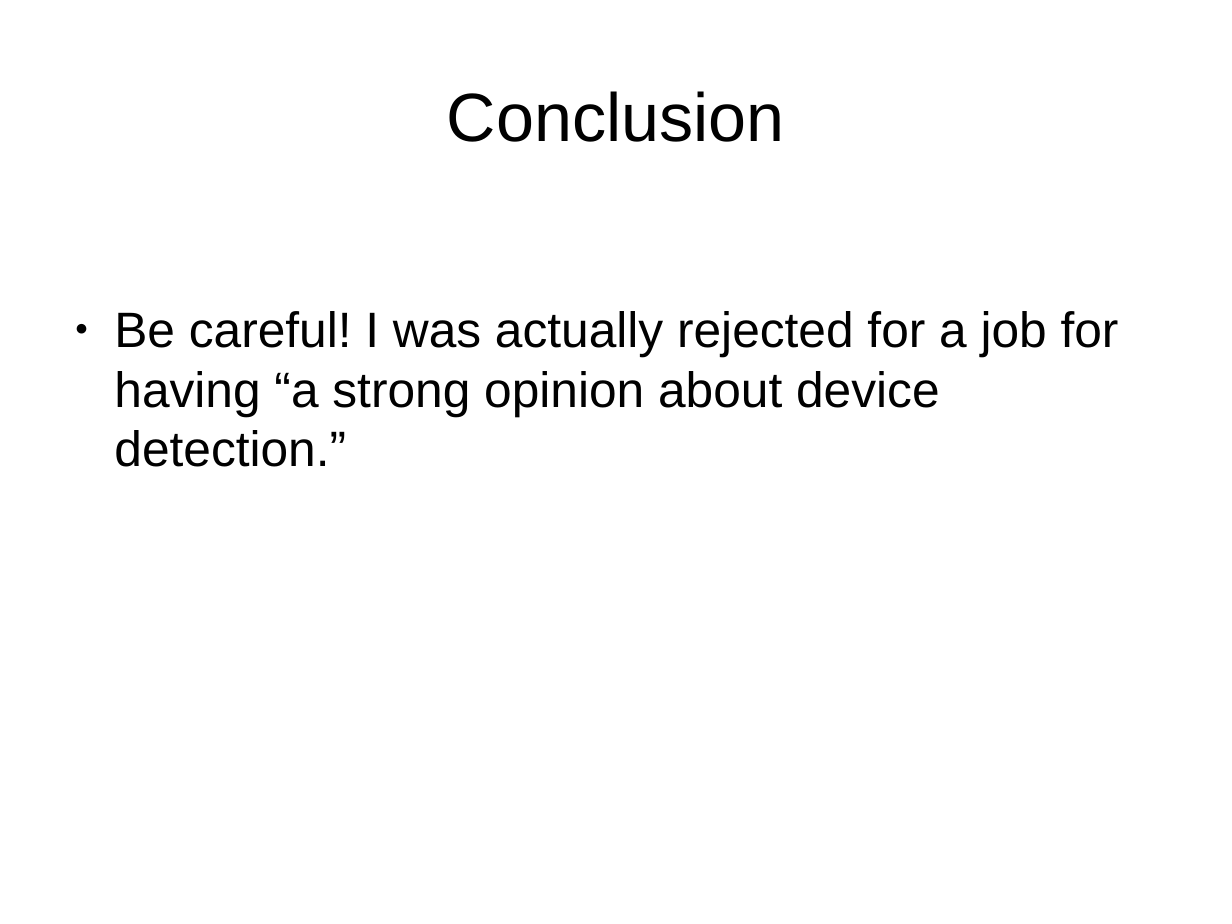
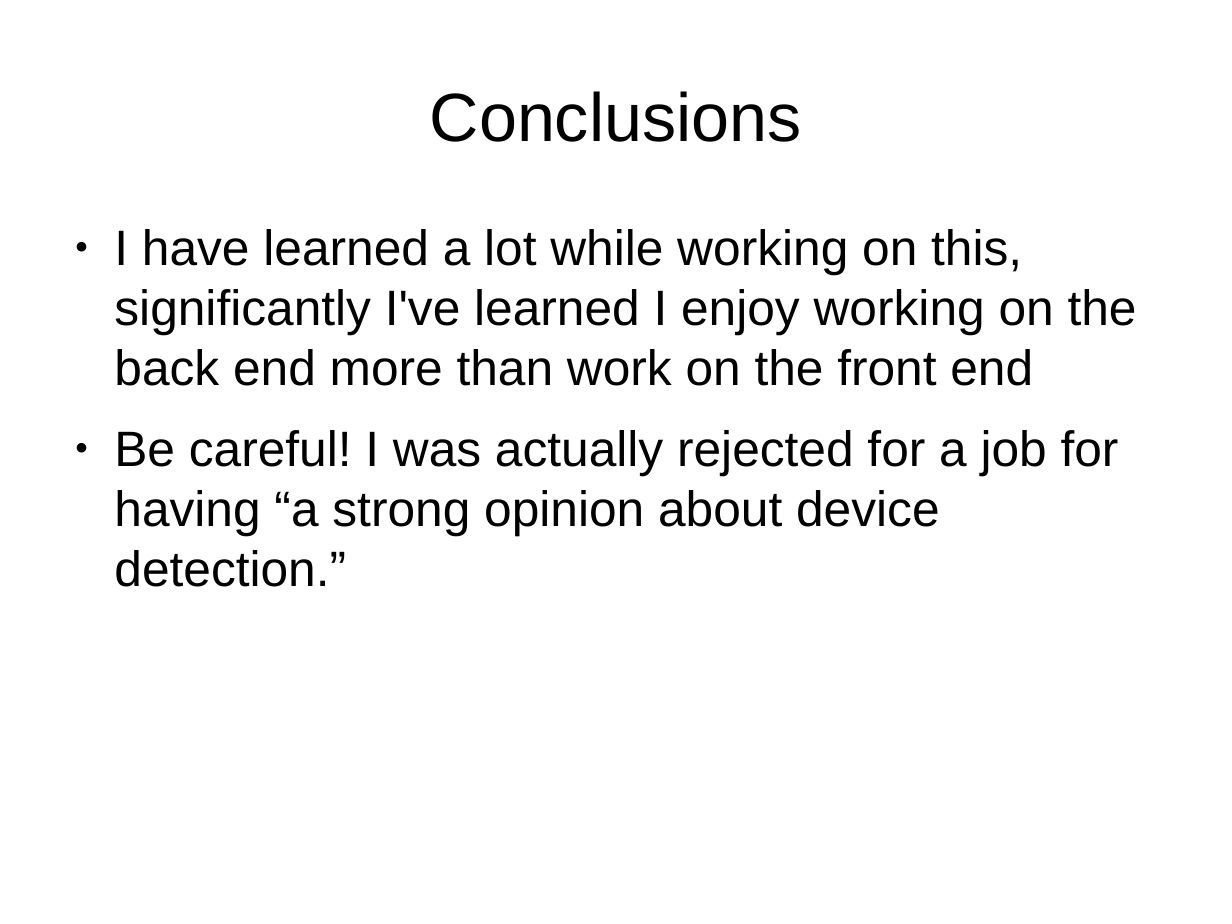
Before and after one commit to tomwhartung/jmws_accoutrements, a slide deck: slide 20 of presentations/2015_08-FRPUG/Device_Detection_PHP.odp. Drawn at 1232x924 pixels with LibreOffice and Linux fonts; fonts in the diff are those of the drawing. Boxes give left, top, right and bottom in pixels: in the first picture for what was removed or moved away, otherwise in the second. Text is boxed around its words. In the diff, an @@ line names an element or a change of style, - is before the commit and + after.

Commit message:
Updated presentation.

```diff
--- a/presentations/2015_08-FRPUG/Device_Detection_PHP.odp
+++ b/presentations/2015_08-FRPUG/Device_Detection_PHP.odp
@@ title at box(430, 91, 802, 142): text changed @@
-Conclusion
+Conclusions
@@ text at box(114, 229, 1137, 386): paragraph added @@
+● I have learned a lot while working on this, significantly I've learned I enjoy working on the back end more than work on the front end
```
